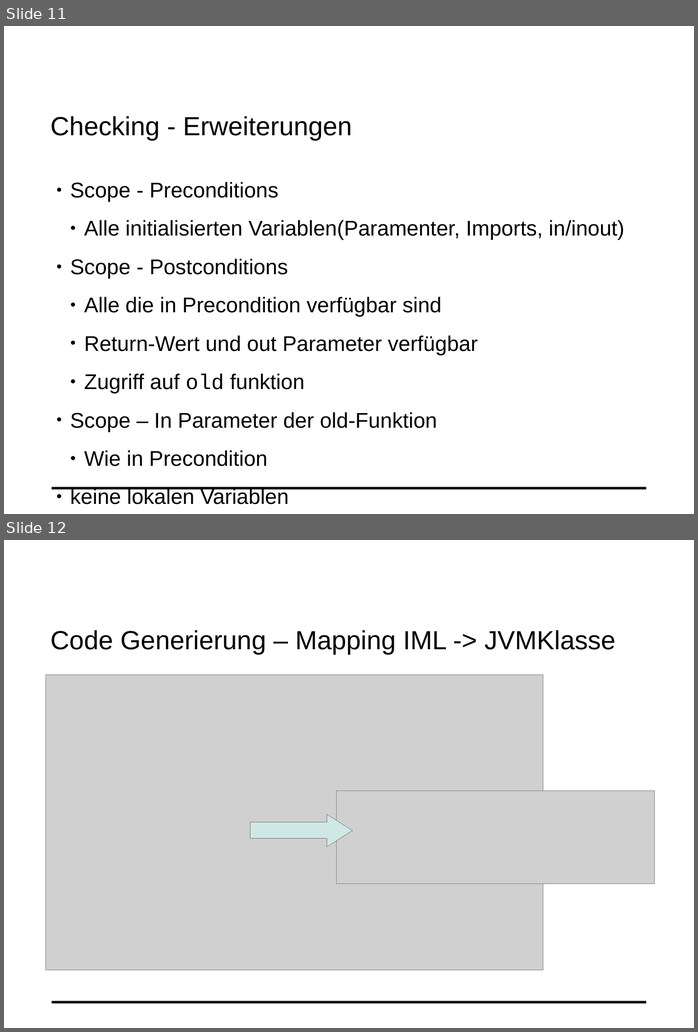
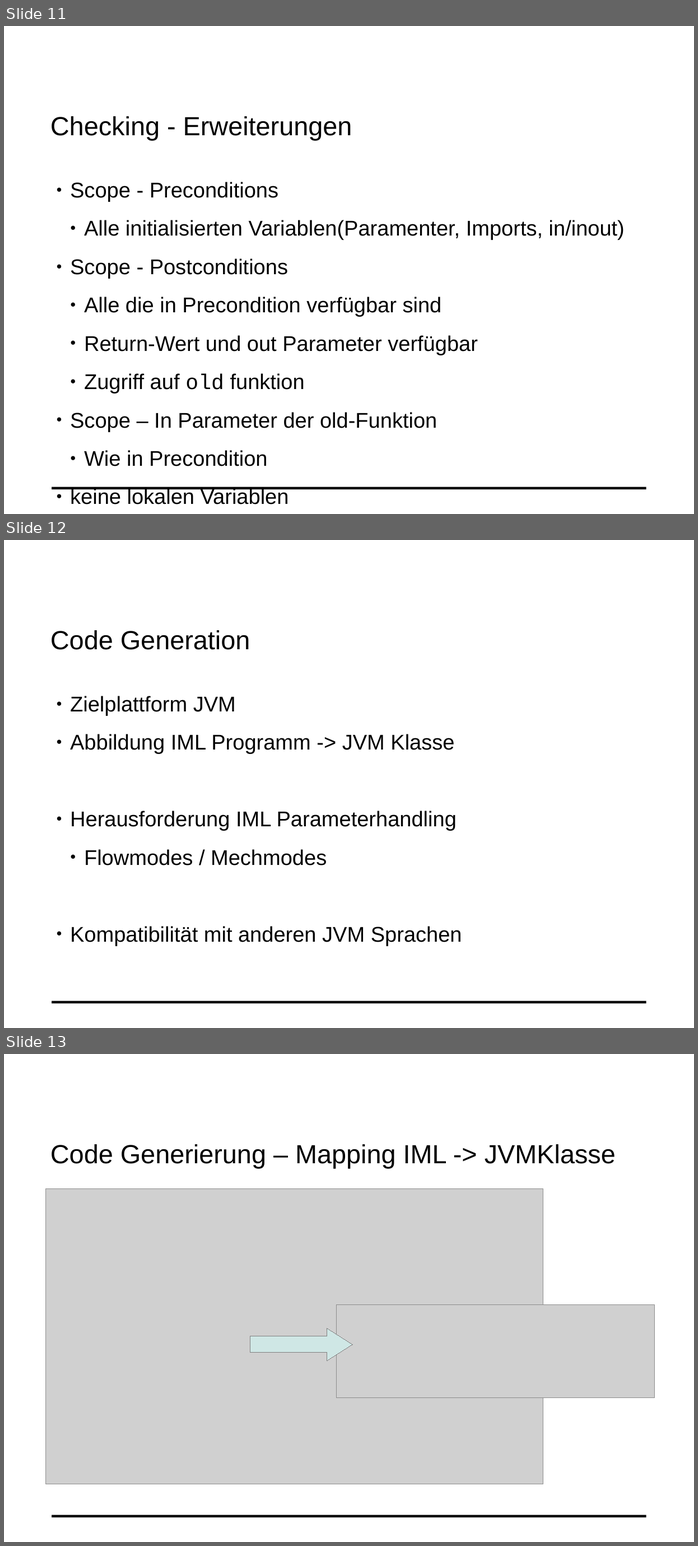
Before and after one commit to fluescher/iml-compiler, a slide deck: IML-Conditions.odp. Shown one above the other, each under a label of ours: slides 11 and 12 before the commit, slides 11, 12 and 13 after it. The pictures are 698x1032 and 698x1546 pixels, drawn with LibreOffice and Linux fonts; fonts in the diff are those of the drawing; grey boxes stand for pictures; background and template pictures are left out. Boxes give left, top, right and bottom in pixels: in the first picture for what was removed or moved away, otherwise in the second. Text is boxed around its words. In the diff, an @@ line names an element or a change of style, - is before the commit and + after.

Commit message:
Presentation

```diff
--- a/IML-Conditions.odp
+++ b/IML-Conditions.odp
@@ slide 12 added at (4, 540, 694, 1028), background #FFFFFF; not listed: 1 template element that a slide beside it also shows @@
@@ text added at (50, 630, 250, 650), 32 pt, text #000000 @@
+Code Generation
@@ text added at (70, 696, 462, 945), 26 pt, text #000000 @@
+● Zielplattform JVM
+● Abbildung IML Programm -> JVM Klasse
+● Herausforderung IML Parameterhandling
+  ● Flowmodes / Mechmodes
+● Kompatibilität mit anderen JVM Sprachen
@@ what was slide 12 is now slide 13 @@
```
Also in this commit, not shown: 1 other slide added, 1 other file.
